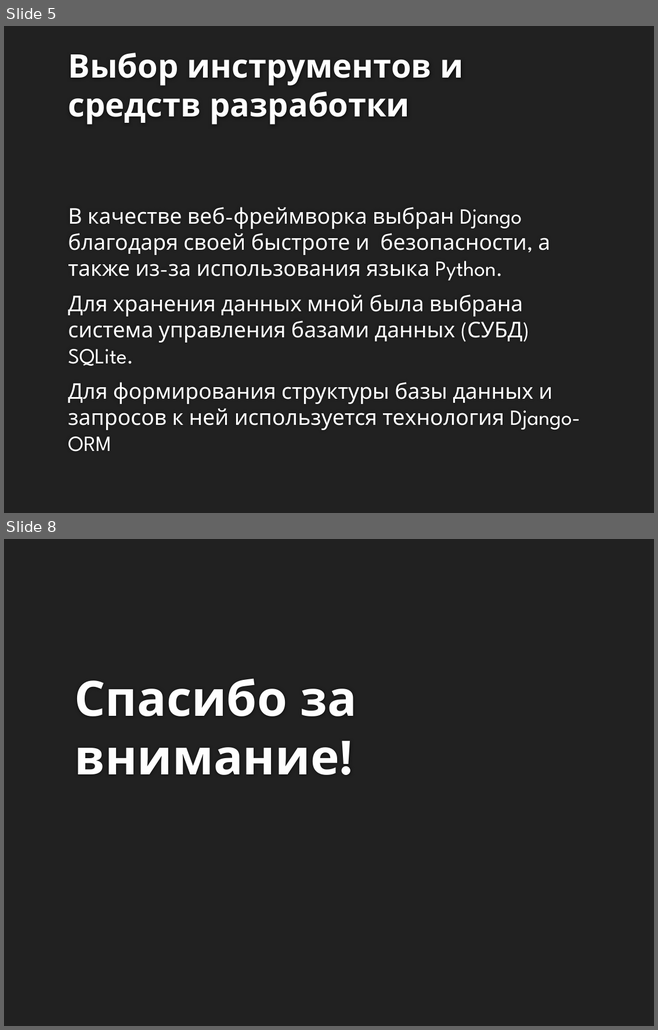
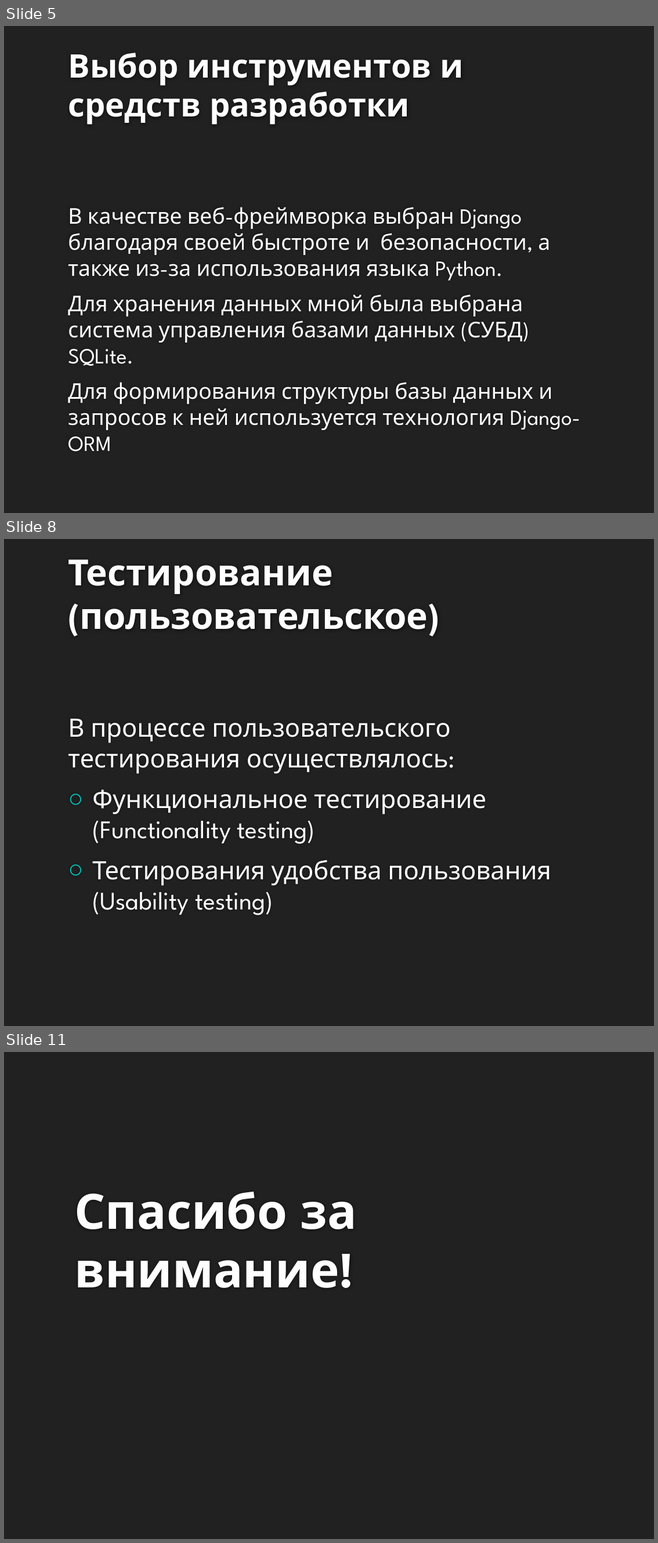
Before and after one commit to SerPan23/celevik, a slide deck: презентация.pptx. Shown one above the other, each under a label of ours: slides 5 and 8 before the commit, slides 5, 8 and 11 after it; the slides between them are not shown. The pictures are 658x1030 and 658x1543 pixels, drawn with LibreOffice and Linux fonts; fonts in the diff are those of the drawing; background and template pictures are left out. Boxes give left, top, right and bottom in pixels: in the first picture for what was removed or moved away, otherwise in the second. Text is boxed around its words. In the diff, an @@ line names an element or a change of style, - is before the commit and + after.

```diff
--- a/презентация.pptx
+++ b/презентация.pptx
@@ slide 8 added at bbox=[4, 539, 654, 1026], background #212121 @@
@@ title added at bbox=[68, 559, 428, 629], 40 pt, text #FEFEFE, bold @@
+Тестирование (пользовательское)
@@ text added at bbox=[68, 719, 550, 915], 28 pt, text #FFFFFF @@
+В процессе пользовательского тестирования осуществлялось:
+○ Функциональное тестирование (Functionality testing)
+○ Тестирования удобства пользования (Usability testing)
@@ what was slide 8 is now slide 11 @@
```
Also in this commit, not shown: 2 slides changed, 2 other slides added, 2 other files.
